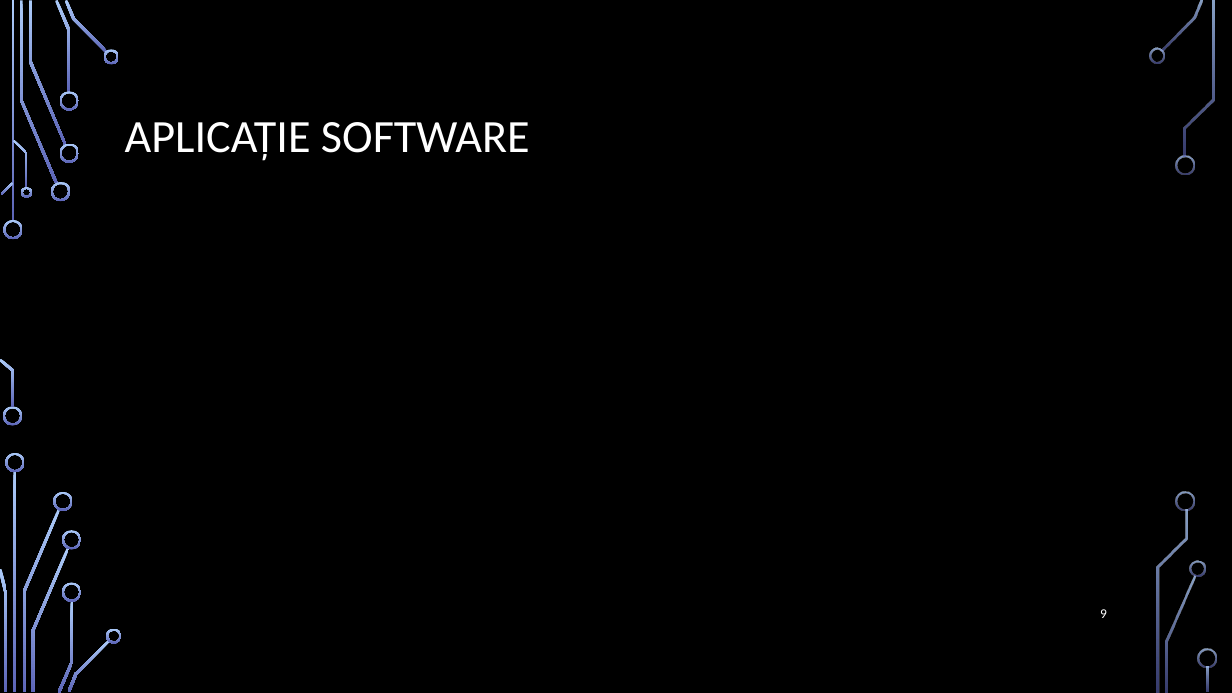
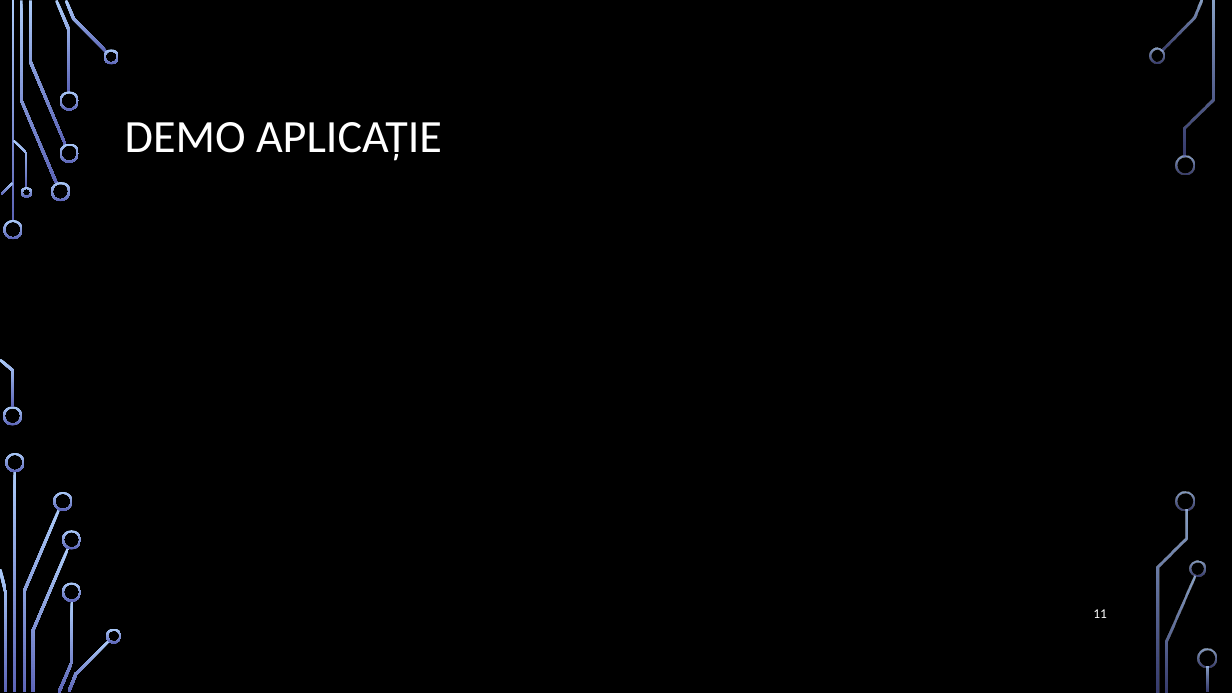
Before and after one commit to bucilamihai/Licenta, a slide deck: slide 11 of PrezentareLicenta.pptx (slide 9 before the commit). Drawn at 1232x693 pixels with LibreOffice and Linux fonts; fonts in the diff are those of the drawing; background and template pictures are left out. Boxes give left, top, right and bottom in pixels: in the first picture for what was removed or moved away, otherwise in the second. Text is boxed around its words. In the diff, an @@ line names an element or a change of style, - is before the commit and + after.

```diff
--- a/PrezentareLicenta.pptx
+++ b/PrezentareLicenta.pptx
@@ title at [125,122,442,161]: text changed @@
-APLICAȚIE SOFTWARE
+DEMO APLICAȚIE
@@ page number at [1093,609,1107,618]: text changed @@
-9
+11
```
Also in this commit, not shown: 5 other slides changed, 5 slides added, 3 slides removed, 1 other file.
